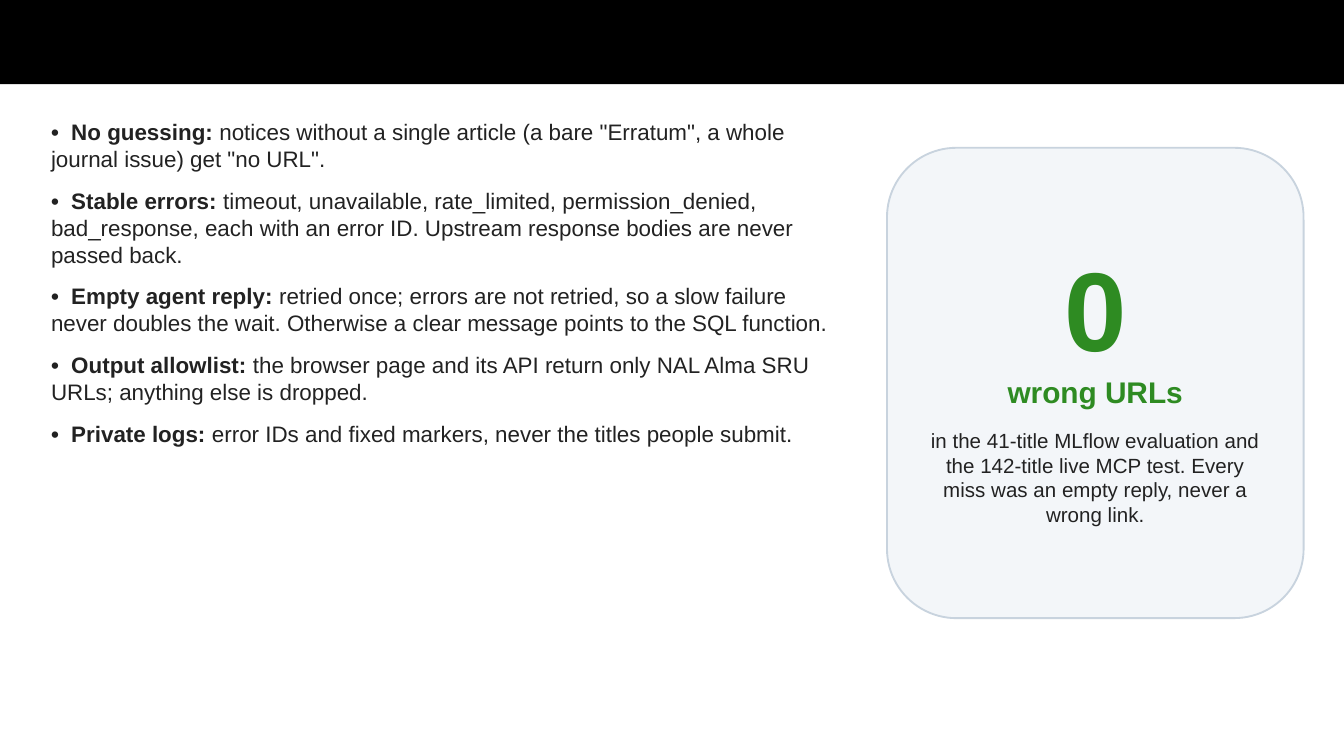
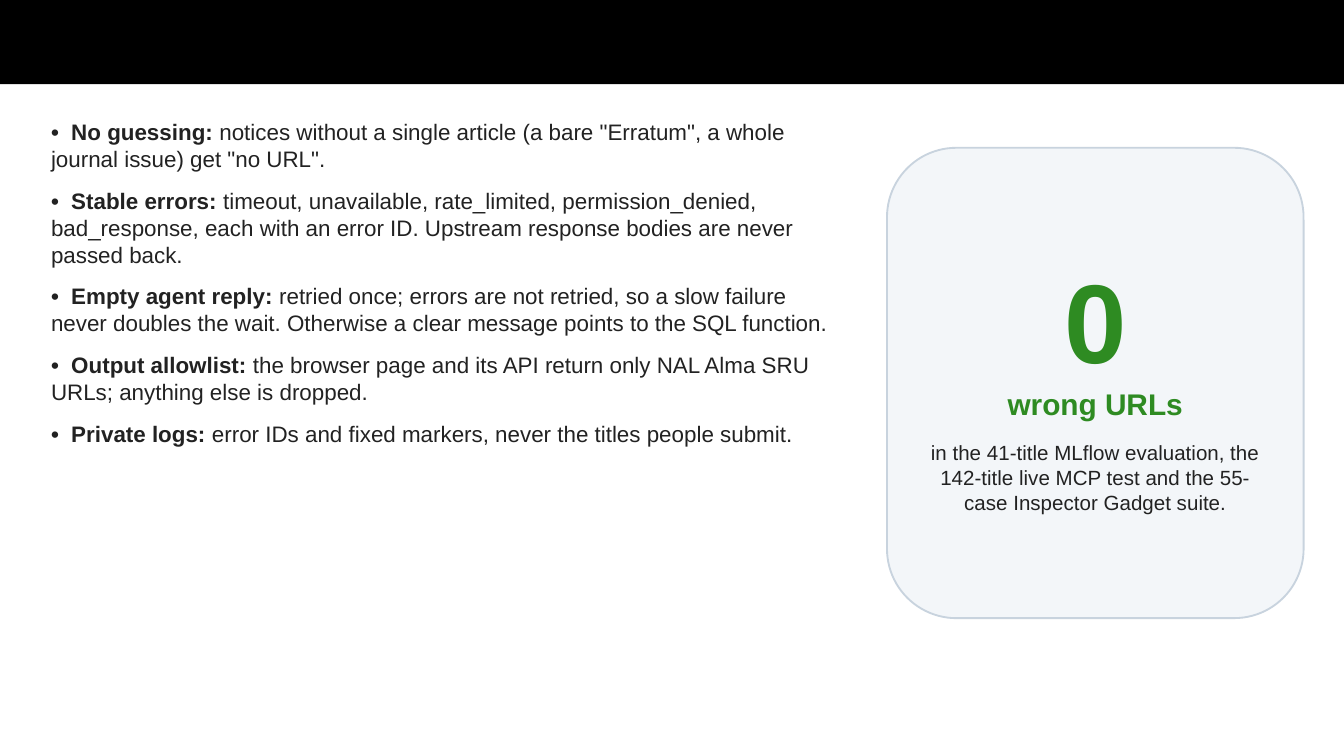
Before and after one commit to AmandaZXu-USDA/NAL, a slide deck: slide 8 of submission/GSA-MCP-Hackathon-mcp-sru-syntax.pptx (slide 7 before the commit). Drawn at 1344x756 pixels with LibreOffice and Linux fonts; fonts in the diff are those of the drawing. Boxes give left, top, right and bottom in pixels: in the first picture for what was removed or moved away, otherwise in the second. Text is boxed around its words. In the diff, an @@ line names an element or a change of style, - is before the commit and + after.

Commit message:
Presentation refined to the judging criteria: 20 slides with a criteria map, code organization and agent-goal tool design slides, eight-layer evaluation setup, current numbers (157 + 75 tests, 142/142, 41/41) and the two-app Playground demo

```diff
--- a/submission/GSA-MCP-Hackathon-mcp-sru-syntax.pptx
+++ b/submission/GSA-MCP-Hackathon-mcp-sru-syntax.pptx
@@ text in rounded rectangle at box(931, 445, 1259, 515): text changed @@
-in the 41-title MLflow evaluation and the 142-title live MCP test. Every miss was an empty reply, never a wrong link.
+in the 41-title MLflow evaluation, the 142-title live MCP test and the 55-case Inspector Gadget suite.
```
Also in this commit, not shown: 6 other slides changed, 3 slides added, 1 other file.
